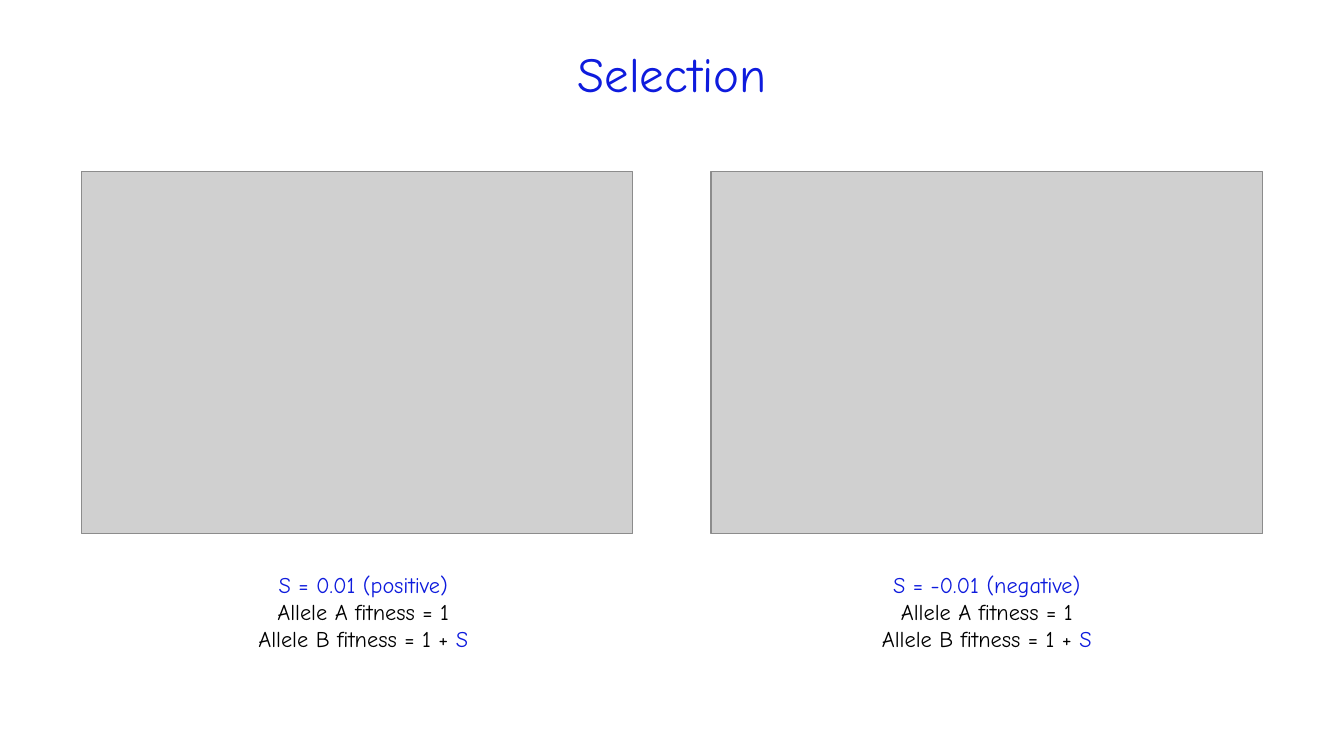
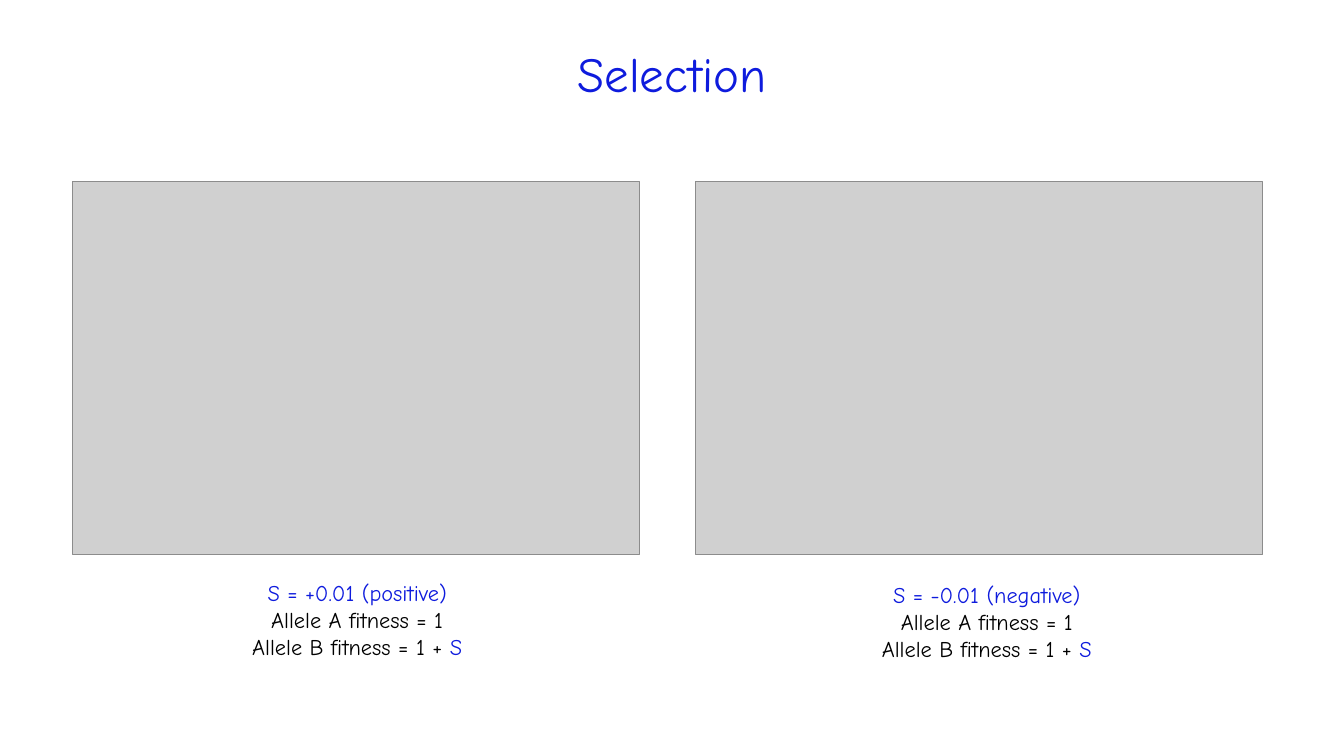
Before and after one commit to kgaydukova/PopulationGeneticsProject, a slide deck: slide 10 of GPOP_Gaydukova_slides.pptx. Drawn at 1344x756 pixels with LibreOffice and Linux fonts; fonts in the diff are those of the drawing; grey boxes stand for pictures. Boxes give left, top, right and bottom in pixels: in the first picture for what was removed or moved away, otherwise in the second. Text is boxed around its words. In the diff, an @@ line names an element or a change of style, - is before the commit and + after.

```diff
--- a/GPOP_Gaydukova_slides.pptx
+++ b/GPOP_Gaydukova_slides.pptx
@@ picture: place and size @@
-picture at <box>82,171,633,534</box>
+picture at <box>73,181,640,555</box>
@@ picture: place and size @@
-picture at <box>711,171,1262,534</box>
+picture at <box>696,181,1263,555</box>
@@ text "S = +0.01 (positive)": place and size @@
-text "S = +0.01 (positive)" at <box>258,575,468,647</box>
+text "S = +0.01 (positive)" at <box>252,583,462,655</box>
@@ text at <box>268,583,447,606</box>: text changed @@
-S = 0.01 (positive)
+S = +0.01 (positive)
@@ text "S = -0.01 (negative)": place and size @@
-text "S = -0.01 (negative)" at <box>882,575,1091,647</box>
+text "S = -0.01 (negative)" at <box>882,585,1091,657</box>
```
Also in this commit, not shown: 2 other slides changed, 6 slides added, 1 other file.
